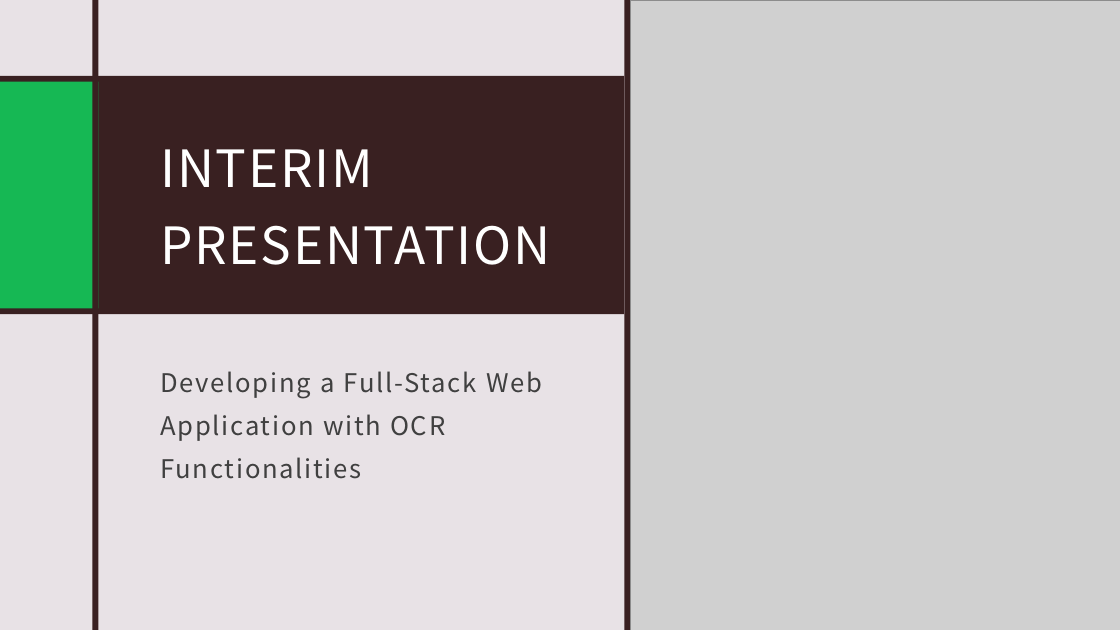
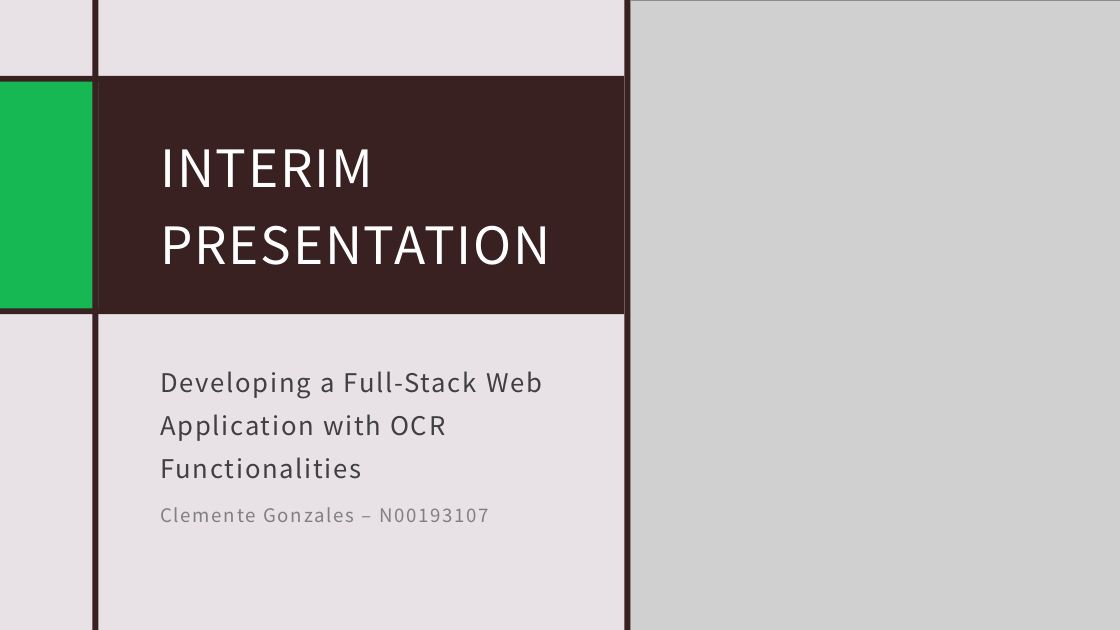
Before and after one commit to IADT-projects/y4-project-CjayGonzales, a slide deck: slide 1 of Docs/Interim Presentation.pptx. Drawn at 1120x630 pixels with LibreOffice and Linux fonts; fonts in the diff are those of the drawing; grey boxes stand for pictures. Boxes give left, top, right and bottom in pixels: in the first picture for what was removed or moved away, otherwise in the second. Text is boxed around its words. In the diff, an @@ line names an element or a change of style, - is before the commit and + after.

Commit message:
completed interim presentation

```diff
--- a/Docs/Interim Presentation.pptx
+++ b/Docs/Interim Presentation.pptx
@@ subtitle at (160,507,489,522): paragraph added @@
+Clemente Gonzales – N00193107
```
Also in this commit, not shown: 4 other slides changed, 9 slides added, 6 slides removed.
